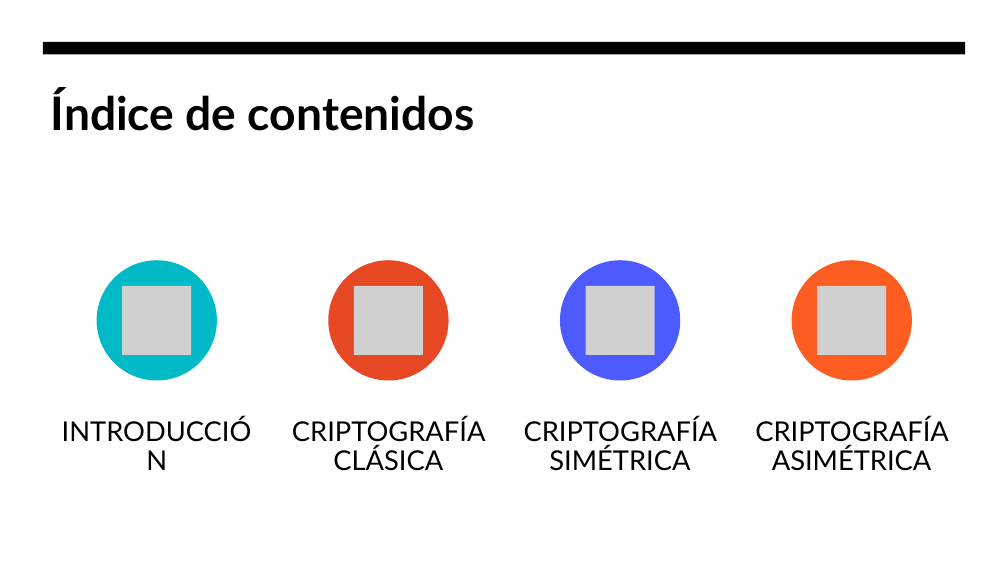
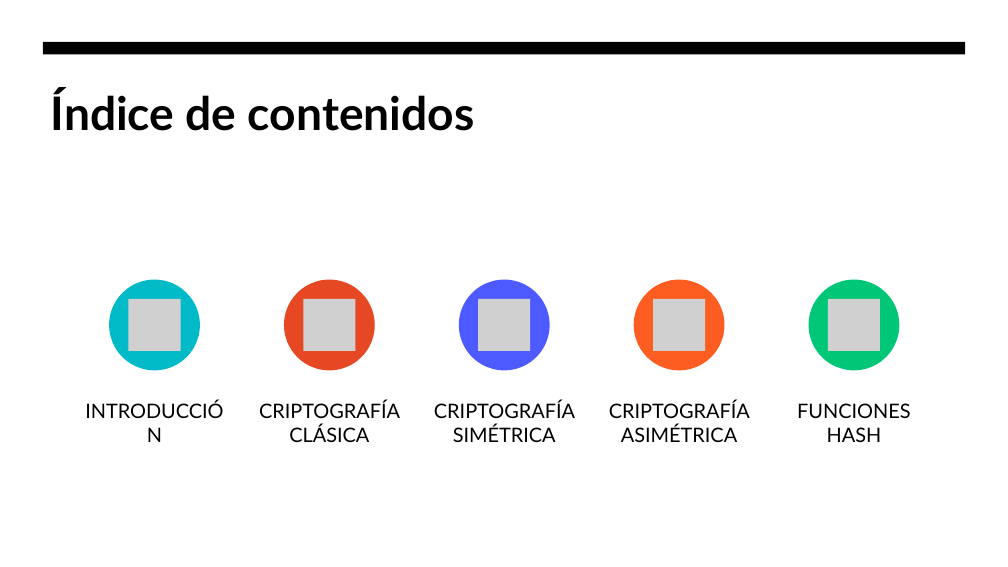
Before and after one commit to hombrefrustrado/criptografia-presentaci-n, a slide deck: slide 3 of criptografía teorica.pptx. Drawn at 1008x567 pixels with LibreOffice and Linux fonts; fonts in the diff are those of the drawing; grey boxes stand for pictures. Boxes give left, top, right and bottom in pixels: in the first picture for what was removed or moved away, otherwise in the second. Text is boxed around its words. In the diff, an @@ line names an element or a change of style, - is before the commit and + after.

```diff
--- a/criptografía teorica.pptx
+++ b/criptografía teorica.pptx
@@ ellipse resized from (x1=97, y1=260, x2=217, y2=380) to (x1=109, y1=280, x2=200, y2=371) @@
@@ picture resized from (x1=123, y1=286, x2=191, y2=355) to (x1=129, y1=299, x2=181, y2=351) @@
@@ ellipse resized from (x1=328, y1=260, x2=448, y2=380) to (x1=284, y1=280, x2=375, y2=371) @@
@@ picture resized from (x1=354, y1=286, x2=423, y2=355) to (x1=303, y1=299, x2=355, y2=351) @@
@@ ellipse resized from (x1=560, y1=260, x2=681, y2=380) to (x1=459, y1=280, x2=550, y2=371) @@
@@ picture resized from (x1=586, y1=286, x2=655, y2=355) to (x1=479, y1=299, x2=531, y2=351) @@
@@ ellipse added at (x1=634, y1=280, x2=724, y2=371), fill #FE5D21 @@
@@ picture added at (x1=653, y1=299, x2=706, y2=351) @@
@@ ellipse resized from (x1=792, y1=260, x2=912, y2=380) to (x1=809, y1=280, x2=900, y2=371) @@
@@ ellipse at (x1=809, y1=280, x2=900, y2=371): fill #FE5D21 to #00C777 @@
@@ picture resized from (x1=817, y1=286, x2=886, y2=355) to (x1=828, y1=299, x2=880, y2=351) @@
@@ text "INTRODUCCIÓN" moved from (x1=58, y1=418, x2=256, y2=478) to (x1=80, y1=399, x2=229, y2=458) @@
@@ text "CRIPTOGRAFÍA CLÁSICA" moved from (x1=292, y1=418, x2=486, y2=471) to (x1=259, y1=401, x2=400, y2=442) @@
@@ text "CRIPTOGRAFÍA SIMÉTRICA" moved from (x1=524, y1=418, x2=718, y2=471) to (x1=434, y1=401, x2=575, y2=442) @@
@@ size 26 to 19 pt; line spacing 0.9 to 1; less space between paragraphs in 4 elements at (x1=80, y1=399, x2=229, y2=458), (x1=259, y1=401, x2=400, y2=442), (x1=434, y1=401, x2=575, y2=442), (x1=609, y1=401, x2=750, y2=442) @@
@@ text "CRIPTOGRAFÍA ASIMÉTRICA" moved from (x1=755, y1=418, x2=949, y2=471) to (x1=609, y1=401, x2=750, y2=442) @@
@@ text added at (x1=797, y1=403, x2=910, y2=442), 19 pt, text #000000 @@
+FUNCIONES HASH
```
Also in this commit, not shown: 9 slides added, 4 other files.
